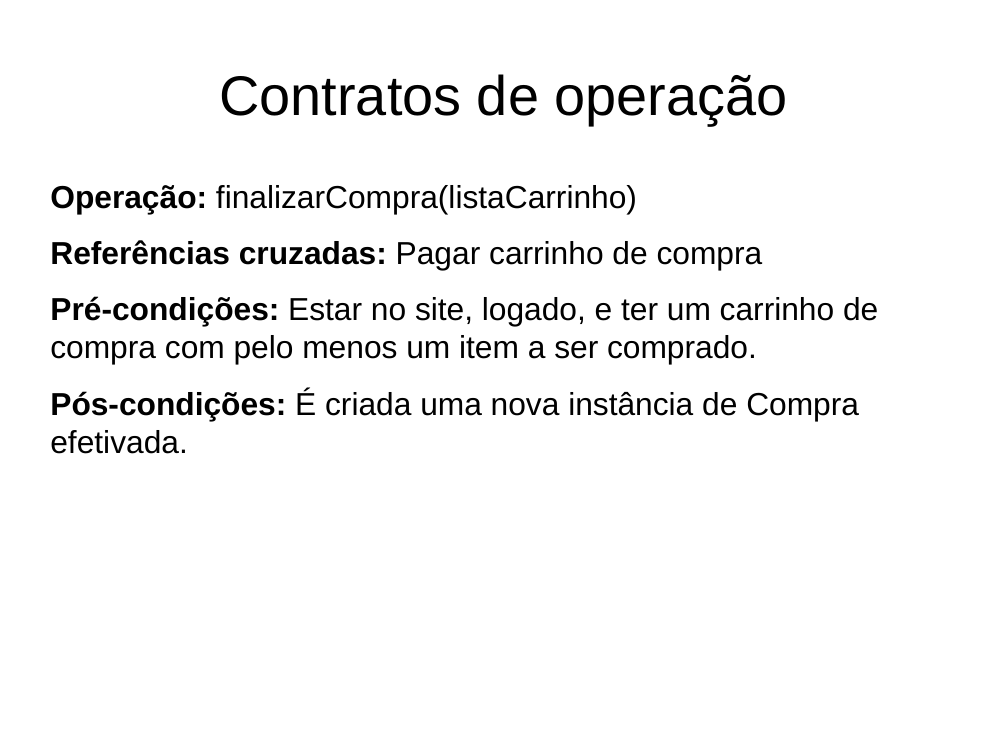
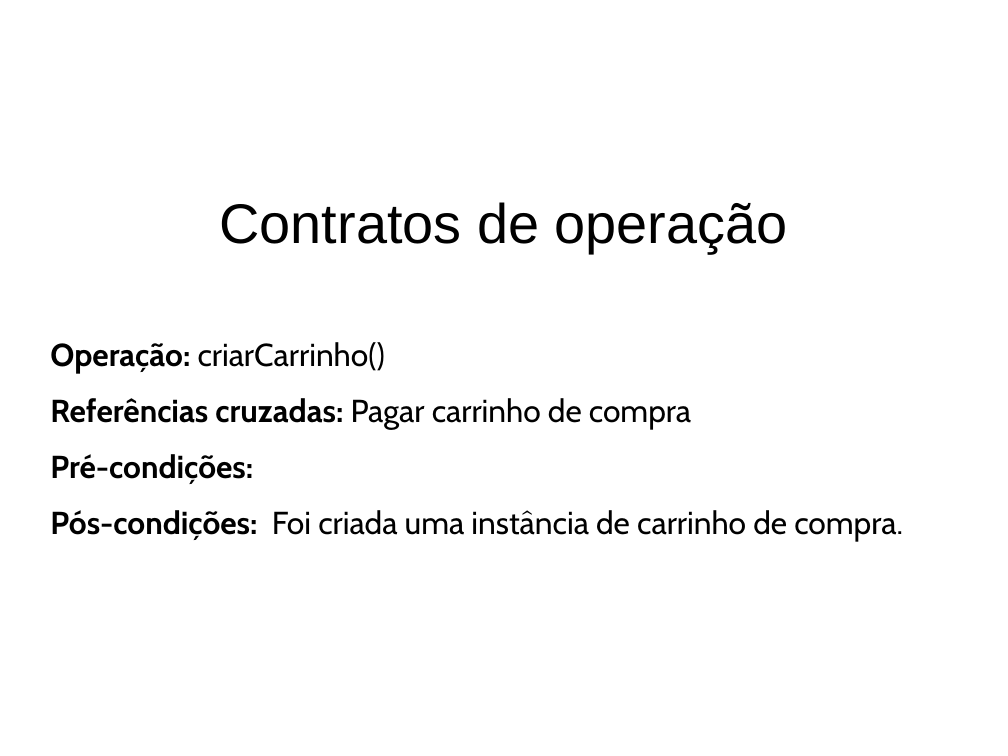
Before and after one commit to I-am-Gabi/open-bands, a slide deck: slide 18 of Documentos/Apresentacao/padrao_controlador.odp (slide 21 before the commit). Drawn at 1008x756 pixels with LibreOffice and Linux fonts; fonts in the diff are those of the drawing; background and template pictures are left out. Boxes give left, top, right and bottom in pixels: in the first picture for what was removed or moved away, otherwise in the second. Text is boxed around its words. In the diff, an @@ line names an element or a change of style, - is before the commit and + after.

```diff
--- a/Documentos/Apresentacao/padrao_controlador.odp
+++ b/Documentos/Apresentacao/padrao_controlador.odp
@@ title "Contratos de operação": place and size @@
-title "Contratos de operação" at [219, 74, 788, 125]
+title "Contratos de operação" at [219, 202, 788, 253]
@@ text at [50, 342, 385, 374]: text changed; font Arial to Cabin @@
-Operação: finalizarCompra(listaCarrinho)
+Operação: criarCarrinho()
@@ text "Operação: criarCarrinho()": place and size @@
-text "Operação: criarCarrinho()" at [50, 185, 878, 454]
+text "Operação: criarCarrinho()" at [50, 342, 903, 542]
@@ text at [50, 398, 691, 430]: font Arial to Cabin in "Referências cruzadas: Pagar carrinho de compra" @@
@@ text at [50, 454, 903, 542]: text changed; font Arial to Cabin @@
-Pré-condições: Estar no site, logado, e ter um carrinho de compra com pelo menos um item a ser comprado.
-Pós-condições: É criada uma nova instância de Compra efetivada.
+Pré-condições:
+Pós-condições: Foi criada uma instância de carrinho de compra.
```
Also in this commit, not shown: 4 other slides changed, 4 slides added, 3 slides removed, 2 other files.
